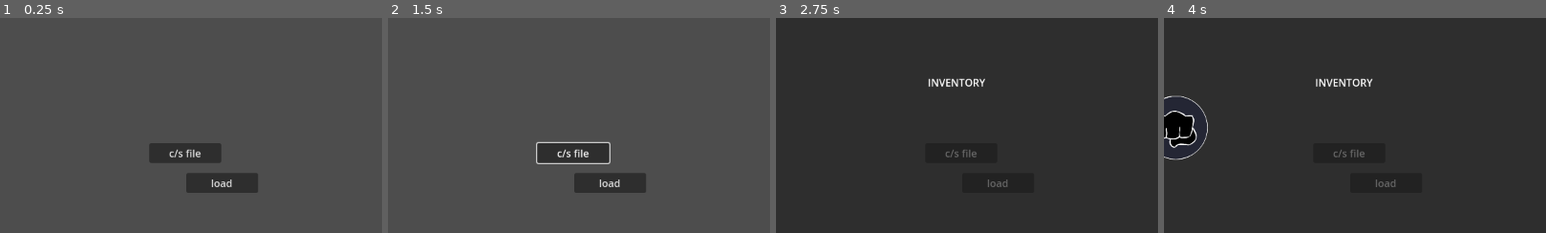
Above: before the commit, frames 1-4 (left to right).
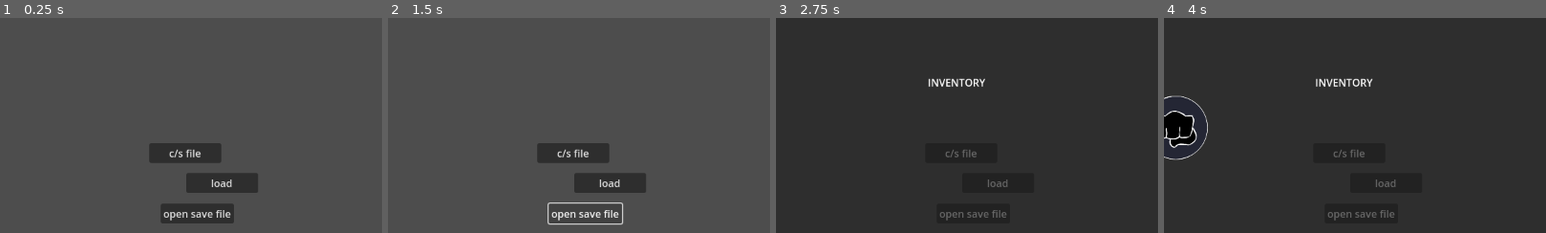
Above: after the commit, the same moments.

Repository: Normai11/gracearena
Game: Godot game, scene res://Scenes/Menus/Main/MainMenu.tscn
Two runs of this game, one before a commit and one after it. Both use one fixed random seed, a clock stepped at 60 frames per second and the inputs below. The engine's default icon, where the game draws it, is replaced by a stand-in: a white triangle on a blue panel in a dark square.
Inputs (mouse positions are % of the whole screen's width and height, from its top left):
- Up to frame 1 (0.25 s): no input
- Up to frame 2 (1.5 s): click "c/s file" at 0.5 s; click (73, 46) at 1.25 s, where only the run after the commit has a clickable "open save file"
- Up to frame 3 (2.75 s): click "Start" at 2 s
- Up to frame 4 (4 s): click "placeholder" at 2.75 s; click "Start" at 3.5 s
The pictures show only the part of the screen within x 47-97%, y 1-51%; the shares and areas given below are measured in that part.

The runs differ from the first frame. In frame 1, 1.6% of the frame differs, in the area x 42-62%, y 86-96%; in frame 2, 1.1%; in frame 3, 0.2%; in frame 4, 0.2%.

Commit message:
big content addition
biggest one yet trust (beaten by roomgen in the future)

Diff:
--- a/Scenes/Abilities/100.tscn
+++ b/Scenes/Abilities/100.tscn
@@ -15,6 +15,7 @@
 cooldown = 0.7
 
 [node name="durTimer" type="Timer" parent="."]
+one_shot = true
 
 [node name="hurtbox" type="Area2D" parent="."]
 collision_layer = 8
--- a/Scenes/Abilities/101.tscn
+++ b/Scenes/Abilities/101.tscn
@@ -16,6 +16,7 @@
 endlag = -0.1
 
 [node name="durTimer" type="Timer" parent="."]
+one_shot = true
 
 [node name="hurtbox" type="Area2D" parent="."]
 collision_layer = 8
--- a/Scenes/Abilities/102.tscn
+++ b/Scenes/Abilities/102.tscn
@@ -12,3 +12,4 @@
 cooldown = 17.0
 
 [node name="durTimer" type="Timer" parent="."]
+one_shot = true
--- a/Scenes/Abilities/103.tscn
+++ b/Scenes/Abilities/103.tscn
@@ -18,6 +18,7 @@
 cooldown = 20.0
 
 [node name="durTimer" type="Timer" parent="."]
+one_shot = true
 
 [node name="hurtbox" type="Area2D" parent="."]
 collision_layer = 8
--- /dev/null
+++ b/Scenes/Abilities/Perks/2.tscn
@@ -0,0 +1,8 @@
+[gd_scene load_steps=2 format=3 uid="uid://yt2k17f6hcwp"]
+
+[ext_resource type="Script" uid="uid://cafqa3l48rdbh" path="res://Scripts/Abilities/Perks/perkHeavy.gd" id="1_dwcev"]
+
+[node name="Heavy" type="Node"]
+script = ExtResource("1_dwcev")
+abName = " "
+abilityID = 2
--- /dev/null
+++ b/Scenes/Abilities/Perks/3.tscn
@@ -0,0 +1,8 @@
+[gd_scene load_steps=2 format=3 uid="uid://bovda62gklk1a"]
+
+[ext_resource type="Script" uid="uid://rij13bdvcryc" path="res://Scripts/Abilities/Perks/perkShield.gd" id="1_qrh5x"]
+
+[node name="Shield" type="Node"]
+script = ExtResource("1_qrh5x")
+abilityID = 3
+cooldown = 45.0
--- /dev/null
+++ b/Scenes/Abilities/Perks/4.tscn
@@ -0,0 +1,7 @@
+[gd_scene load_steps=2 format=3 uid="uid://tkh445abjoxd"]
+
+[ext_resource type="Script" uid="uid://bmhukbl5jikj2" path="res://Scripts/Abilities/Perks/perkLight.gd" id="1_xatpu"]
+
+[node name="Light" type="Node"]
+script = ExtResource("1_xatpu")
+abilityID = 4
--- a/Scenes/Characters/Enemies/basicPatroller.tscn
+++ b/Scenes/Characters/Enemies/basicPatroller.tscn
@@ -12,6 +12,7 @@
 
 [node name="infectPatroller" type="CharacterBody2D" node_paths=PackedStringArray("bodyRef", "hurtBox")]
 collision_layer = 4
+collision_mask = 33
 script = ExtResource("1_y55gh")
 bodyRef = NodePath(".")
 hurtBox = NodePath("Hurtbox")
@@ -38,6 +39,7 @@
 
 [node name="edgeDetect" type="RayCast2D" parent="."]
 position = Vector2(24, 0)
+collision_mask = 33
 
 [node name="wallDetect" type="RayCast2D" parent="."]
 position = Vector2(0, -24)
--- a/Scenes/Characters/player.tscn
+++ b/Scenes/Characters/player.tscn
@@ -20,6 +20,7 @@
 [node name="Player" type="CharacterBody2D"]
 z_index = 2
 collision_layer = 2
+collision_mask = 33
 script = ExtResource("1_gy20a")
 loadGuiScene = ExtResource("2_gy20a")
 
--- a/Scenes/Menus/Main/MainMenu.tscn
+++ b/Scenes/Menus/Main/MainMenu.tscn
@@ -195,8 +195,17 @@
 offset_bottom = 279.0
 text = "load"
 
+[node name="Button3" type="Button" parent="Interface"]
+layout_mode = 0
+offset_left = 818.0
+offset_top = 296.0
+offset_right = 931.0
+offset_bottom = 327.0
+text = "open save file"
+
 [connection signal="pressed" from="Interface/Play" to="." method="_Start_Pressed"]
 [connection signal="pressed" from="Interface/Settings" to="." method="_Settings_Pressed"]
 [connection signal="pressed" from="Interface/Credits" to="." method="_on_credits_pressed"]
 [connection signal="pressed" from="Interface/Button" to="." method="savefile"]
 [connection signal="pressed" from="Interface/Button2" to="." method="loadfile"]
+[connection signal="pressed" from="Interface/Button3" to="." method="_file_folder"]
--- a/Scenes/Menus/Main/inputButton.tscn
+++ b/Scenes/Menus/Main/inputButton.tscn
@@ -1,8 +1,7 @@
-[gd_scene load_steps=4 format=3 uid="uid://c1oyluiows8tj"]
+[gd_scene load_steps=3 format=3 uid="uid://c1oyluiows8tj"]
 
 [ext_resource type="Script" uid="uid://2dl0yrre4lqq" path="res://Scripts/Menus/Main/abilitybutton.gd" id="1_eqe06"]
 [ext_resource type="Texture2D" uid="uid://nijf1v28d5le" path="res://Sprites/Abilities/holderOfPlaces.png" id="2_eqe06"]
-[ext_resource type="Texture2D" uid="uid://ci66wasthns6d" path="res://Sprites/Abilities/ab2.png" id="4_c76al"]
 
 [node name="inputButton" type="Control"]
 custom_minimum_size = Vector2(100, 100)
@@ -17,6 +16,7 @@
 script = ExtResource("1_eqe06")
 
 [node name="cdTimer" type="Timer" parent="."]
+one_shot = true
 
 [node name="Ability" type="Control" parent="."]
 anchors_preset = 0
@@ -103,7 +103,7 @@
 offset_bottom = 56.0
 rotation = 0.785398
 pivot_offset = Vector2(32, 32)
-texture = ExtResource("4_c76al")
+texture = ExtResource("2_eqe06")
 expand_mode = 1
 
 [node name="perkCooldown" type="RichTextLabel" parent="Perk"]
@@ -111,6 +111,8 @@
 layout_mode = 0
 offset_right = 48.0
 offset_bottom = 48.0
+rotation = 0.785398
+pivot_offset = Vector2(24, 24)
 theme_override_font_sizes/normal_font_size = 16
 bbcode_enabled = true
 text = "100"
--- a/Scenes/test_stage.tscn
+++ b/Scenes/test_stage.tscn
@@ -41,8 +41,31 @@
 
 [node name="plat2" type="StaticBody2D" parent="."]
 position = Vector2(1067, 342)
+collision_layer = 32
+collision_mask = 32
 
 [node name="CollisionShape2D" type="CollisionShape2D" parent="plat2"]
+shape = SubResource("RectangleShape2D_k0dl8")
+one_way_collision = true
+one_way_collision_margin = 0.5
+debug_color = Color(4.33177e-07, 0.645153, 0.266197, 0.42)
+
+[node name="plat3" type="StaticBody2D" parent="."]
+position = Vector2(1067, 190)
+collision_layer = 32
+collision_mask = 32
+
+[node name="CollisionShape2D" type="CollisionShape2D" parent="plat3"]
+shape = SubResource("RectangleShape2D_k0dl8")
+one_way_collision = true
+debug_color = Color(4.33177e-07, 0.645153, 0.266197, 0.42)
+
+[node name="plat4" type="StaticBody2D" parent="."]
+position = Vector2(1683, 94)
+collision_layer = 32
+collision_mask = 32
+
+[node name="CollisionShape2D" type="CollisionShape2D" parent="plat4"]
 shape = SubResource("RectangleShape2D_k0dl8")
 one_way_collision = true
 debug_color = Color(4.33177e-07, 0.645153, 0.266197, 0.42)
@@ -57,3 +80,6 @@
 
 [node name="infectPatroller3" parent="." instance=ExtResource("3_s221r")]
 position = Vector2(981, 296)
+
+[node name="infectPatroller4" parent="." instance=ExtResource("3_s221r")]
+position = Vector2(1744, 52)
--- /dev/null
+++ b/Scripts/Abilities/Perks/perkHeavy.gd
@@ -0,0 +1,10 @@
+extends abilityTemp
+
+func _ready() -> void:
+	print("Loaded!")
+
+func _process(_delta: float) -> void:
+	if Input.is_action_pressed("down"):
+		player.set_collision_mask_value(6, false)
+	else:
+		player.set_collision_mask_value(6, true)
--- /dev/null
+++ b/Scripts/Abilities/Perks/perkLight.gd
@@ -0,0 +1,4 @@
+extends abilityTemp
+
+func _ability_activate():
+	player.extraJumps += 1
--- /dev/null
+++ b/Scripts/Abilities/Perks/perkShield.gd
@@ -0,0 +1,6 @@
+extends abilityTemp
+
+func _ability_activate():
+	abDisplay._start_cooldown(cooldown)
+	player.iFrames = player.iFrameMax * 2
+	player.guiScene.update_health()
--- a/Scripts/Abilities/abDash.gd
+++ b/Scripts/Abilities/abDash.gd
@@ -31,7 +31,8 @@
 		player.move_and_slide()
 		if Input.is_action_just_pressed("jump"):
 			timer.emit_signal("timeout")
-			player.velocity.y = -player.jump_force / 1.25
+			if not player.curJumps >= (player.maxJumps + player.extraJumps):
+				player.velocity.y = -player.jump_force / 1.25
 
 func side_effect() -> void:
 	var tween = get_tree().create_tween()
--- a/Scripts/Characters/moveComponent.gd
+++ b/Scripts/Characters/moveComponent.gd
@@ -3,8 +3,11 @@
 func get_movement_input() -> float:
 	return Input.get_axis("left", "right")
 
-func get_jump() -> bool:
-	return Input.is_action_pressed("jump")
+func get_jump(oneshot = false) -> bool:
+	if oneshot:
+		return Input.is_action_just_pressed("jump")
+	else:
+		return Input.is_action_pressed("jump")
 
 func get_drop() -> bool:
 	return Input.is_action_just_pressed("down")
--- a/Scripts/Characters/player.gd
+++ b/Scripts/Characters/player.gd
@@ -16,6 +16,9 @@
 @export var gravity_cap : float = 1500.0
 
 @export_category("Attributes")
+@export var maxJumps : int = 1
+var curJumps : int
+var extraJumps : int
 @export var accel : float = 90.0
 @export var friction : float = 20.0
 @export var max_health : float = 100.0
@@ -43,6 +46,11 @@
 	add_abilities()
 	guiScene.update_health()
 
+	for child in addons.get_children():
+		if child.name != "movementComponent":
+			if child.abilityID == 4:
+				child._ability_activate()
+
 func add_abilities() -> void:
 	var injectHUD = guiScene.hudPath
 
@@ -75,7 +83,27 @@
 		addons.add_child(vessel)
 		#endregion
 
-	guiScene._refresh_perks()
+	for item in DataStore.playerData["Passives"]:
+		var abFuncRef = load(DataStore.abilityPaths[str(int(item))])
+		var vessel = abFuncRef.instantiate()
+		var child = guiScene._refresh_perks()
+		passives.append(int(item))
+
+		child.isAbility = false
+		child.inputID = int(item)
+		#child.promptID = int(abilities.size()) - 1
+		#child.hold = vessel.holdAbility
+		child.inGame = true
+		child.abFunc = vessel
+		#child.inputName = vessel.abName
+		#child._selected.connect(trigger_ability)
+
+		vessel.name = str(int(item))
+		vessel.player = self
+		vessel.abDisplay = child
+		addons.add_child(vessel)
+	if !passives.size() > 0:
+		guiScene._refresh_perks()
 
 func trigger_ability(id):
 	var target = addons.find_child(str(id), false, false)
@@ -118,8 +146,16 @@
 	var velocityWeight : float = delta * (accel if movement else friction)
 
 	# jump input
-	if moveNode.get_jump() && is_on_floor():
-		velocity.y = -jump_force
+	if is_on_floor():
+		stunned = false
+		curJumps = 0
+	else:
+		if curJumps == 0:
+			curJumps += 1
+	if moveNode.get_jump(true) && !stunned:
+		if not curJumps >= (maxJumps + extraJumps):
+			velocity.y = -jump_force
+			curJumps += 1
 	if (!moveNode.get_jump() && !is_on_floor()) or velocity.y >= 0:
 		velocity.y = lerp(velocity.y, gravity, 0.02)
 
@@ -135,8 +171,6 @@
 	if moveType == 1:
 		velocity = Vector2.ZERO
 	move_and_slide()
-	if is_on_floor():
-		stunned = false
 
 func _process(_delta: float) -> void:
 	if iFrames != 0:
@@ -151,8 +185,13 @@
 		health = max_health
 
 func damage_by(amt, _dir):
+	if passives.has(3):
+		var target = addons.find_child(str(3), false, false)
+		if !target._check_cooldown():
+			trigger_ability(3)
+			return
+	iFrames = iFrameMax
 	health -= amt
-	iFrames = iFrameMax
 	guiScene.update_health()
 	velocity.y = -500
 
--- a/Scripts/Menus/Main/abilitybutton.gd
+++ b/Scripts/Menus/Main/abilitybutton.gd
@@ -29,6 +29,7 @@
 	var path = "res://Sprites/Abilities/ab" + str(int(inputID)) + ".png"
 	if FileAccess.file_exists(path):
 		abButton.get_child(0).texture = load(path)
+		perkBase.get_child(0).texture = load(path)
 
 	if isAbility:
 		if inGame:
@@ -55,6 +56,7 @@
 
 func _process(_delta: float) -> void:
 	cdDisp.text = str(snapped(Cd.time_left, 0.1))
+	perkCd.text = str(snapped(Cd.time_left, 1))
 	if inGame:
 		$".".modulate.a = DataStore.settings["guiTrans"]
 
@@ -88,17 +90,24 @@
 
 func _start_cooldown(duration):
 	var shader = $Ability/abButton/Image.material
-	abButton.disabled = true
-	cdDisp.visible = true
-	Cd.start(duration)
-	abFunc.onCooldown = true
-	#shader.set_shader_parameter("value", -0.15)
-	#shader.set_shader_parameter("exposure", 0.60)
+	if isAbility:
+		abButton.disabled = true
+		cdDisp.visible = true
+		Cd.start(duration)
+		abFunc.onCooldown = true
+		perkBase.modulate
+		#shader.set_shader_parameter("value", -0.15)
+		#shader.set_shader_parameter("exposure", 0.60)
+	else:
+		perkCd.visible = true
+		Cd.start(duration)
+		abFunc.onCooldown = true
 
 func _end_cooldown() -> void:
 	var shader = $Ability/abButton/Image.material
 	abButton.disabled = false
 	cdDisp.visible = false
+	perkCd.visible = false
 	abFunc.onCooldown = false
 	#shader.set_shader_parameter("value", 0.0)
 	#shader.set_shader_parameter("exposure", 0.5)
--- a/Scripts/Menus/Main/mainmenu.gd
+++ b/Scripts/Menus/Main/mainmenu.gd
@@ -37,6 +37,10 @@
 func loadfile() -> void:
 	Global._Load_Data()
 
+func _file_folder() -> void:
+	var folderPath = ProjectSettings.globalize_path(Global.savedataPath)
+	OS.shell_open(folderPath)
+
 func _Settings_Pressed() -> void:
 	var sceneRun = menuSettings.instantiate()
 	$Interface.add_child(sceneRun)
--- a/Scripts/Menus/inGame/playerGUI.gd
+++ b/Scripts/Menus/inGame/playerGUI.gd
@@ -25,7 +25,7 @@
 	tween.tween_property(healthBar, "value", player.health, 0.2)
 	healthBar.get_child(0).text = str(int(player.health))
 
-func _refresh_perks() -> void:
+func _refresh_perks():
 	for item in DataStore.playerData["Passives"]:
 		var subject = perkLoad.instantiate()
 		var texturePath = "res://Sprites/Abilities/ab" + str(int(item)) + ".png"
@@ -37,3 +37,5 @@
 		subject.texturePath = texturePath
 
 		perkPath.add_child(subject)
+		return subject
+	return null
--- a/Scripts/dataStore.gd
+++ b/Scripts/dataStore.gd
@@ -20,6 +20,9 @@
 }
 
 @export var abilityPaths = {
+	"2" : "res://Scenes/Abilities/Perks/2.tscn",
+	"3" : "res://Scenes/Abilities/Perks/3.tscn",
+	"4" : "res://Scenes/Abilities/Perks/4.tscn",
 	"100" : "res://Scenes/Abilities/100.tscn",
 	"101" : "res://Scenes/Abilities/101.tscn",
 	"102" : "res://Scenes/Abilities/102.tscn",
--- a/project.godot
+++ b/project.godot
@@ -93,6 +93,7 @@
 2d_physics/layer_3="Damaged Enemy"
 2d_physics/layer_4="Hurt Player"
 2d_physics/layer_5="Hurt Enemy"
+2d_physics/layer_6="Semisolid"
 
 [physics]
 
Not shown, added: Scripts/Abilities/Perks/perkHeavy.gd.uid
Not shown, added: Scripts/Abilities/Perks/perkLight.gd.uid
Not shown, added: Scripts/Abilities/Perks/perkShield.gd.uid
